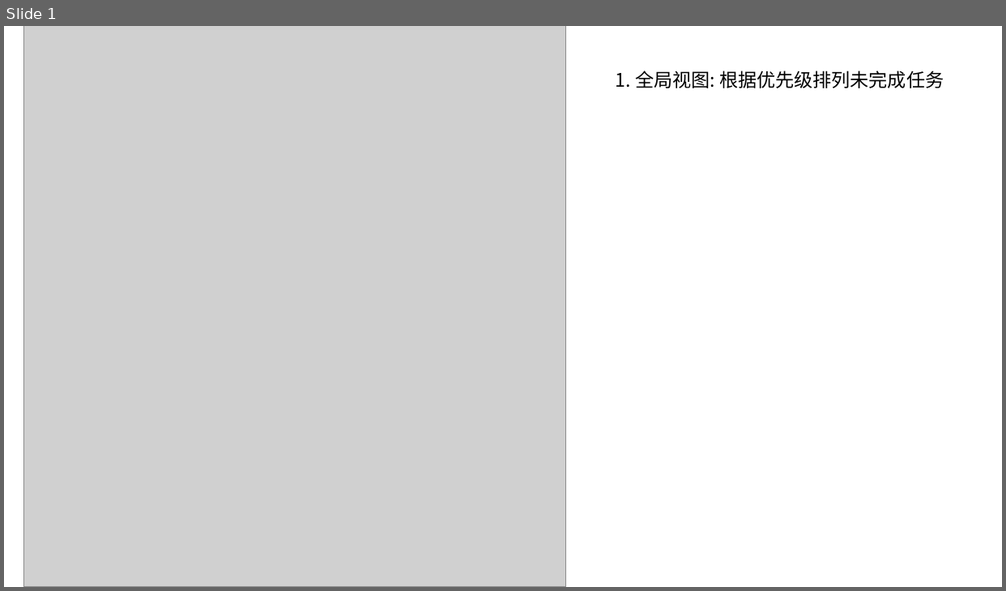
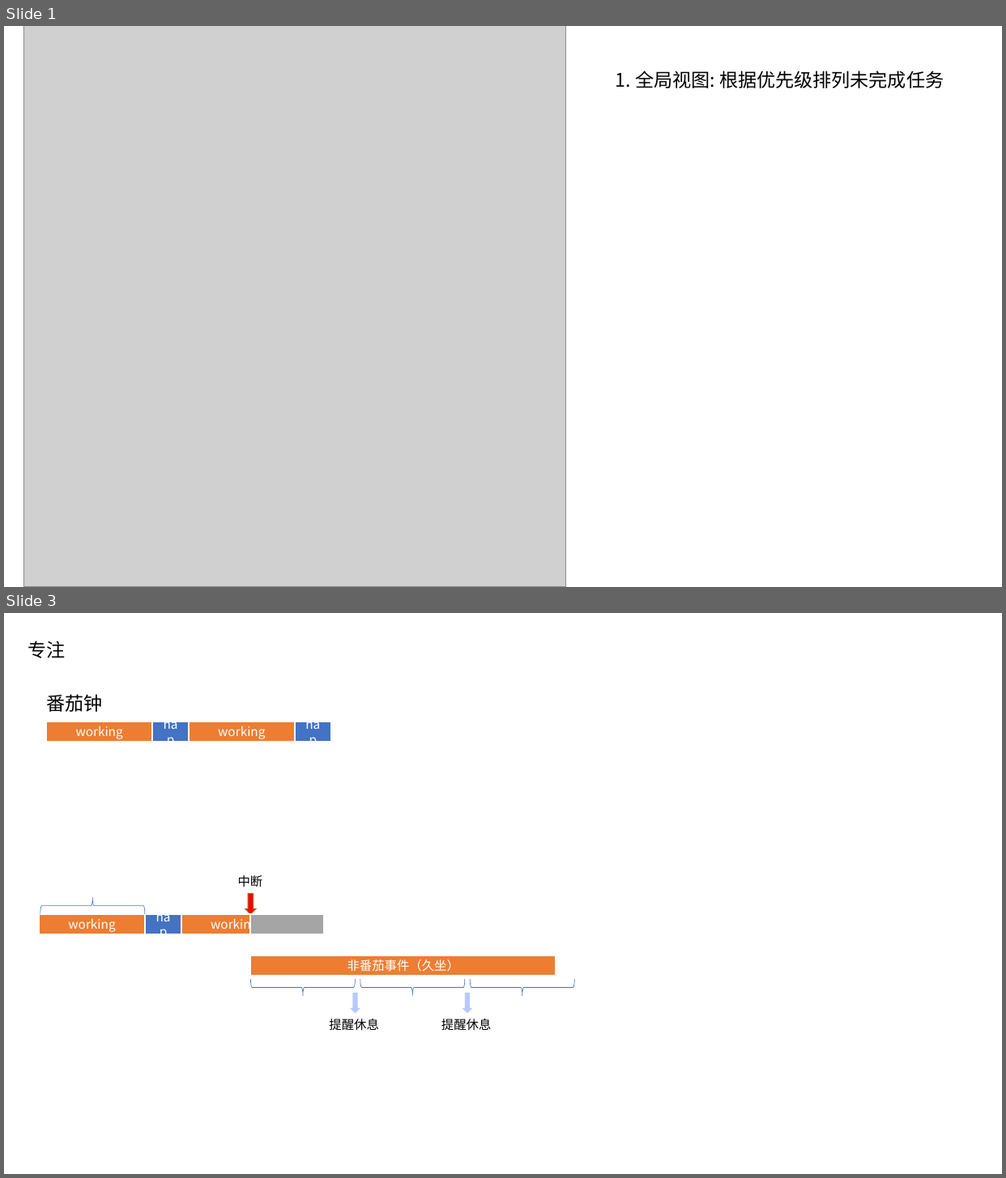
Before and after one commit to featzhang/flake-todo, a slide deck: docs/design/design-20210219.pptx. Shown one above the other, each under a label of ours: slide 1 before the commit, slides 1 and 3 after it; the slides between them are not shown. The pictures are 1006x591 and 1006x1178 pixels, drawn with LibreOffice and Linux fonts; fonts in the diff are those of the drawing; grey boxes stand for pictures. Boxes give left, top, right and bottom in pixels: in the first picture for what was removed or moved away, otherwise in the second. Text is boxed around its words. In the diff, an @@ line names an element or a change of style, - is before the commit and + after.

```diff
--- a/docs/design/design-20210219.pptx
+++ b/docs/design/design-20210219.pptx
@@ slide 3 added at box(4, 613, 1002, 1174), background #FFFFFF @@
@@ text added at box(27, 641, 65, 658), 18 pt, text #000000 @@
+专注
@@ text added at box(47, 694, 103, 712), 18 pt, text #000000 @@
+番茄钟
@@ rectangle added at box(47, 722, 152, 742), fill #ED7D31, outline #FFFFFF 1.5 pt, 12 pt, text #FFFFFF @@
+working
@@ rectangle added at box(152, 722, 189, 742), fill #4472C4, outline #FFFFFF 1.5 pt, 12 pt, text #FFFFFF @@
+nap
@@ rectangle added at box(189, 722, 295, 742), fill #ED7D31, outline #FFFFFF 1.5 pt, 12 pt, text #FFFFFF @@
+working
@@ rectangle added at box(295, 722, 331, 742), fill #4472C4, outline #FFFFFF 1.5 pt, 12 pt, text #FFFFFF @@
+nap
@@ text added at box(238, 875, 263, 888), 12 pt, text #000000 @@
+中断
@@ right brace added at box(40, 897, 145, 914), outline #4472C4 0.5 pt @@
@@ down arrow added at box(246, 894, 256, 914), fill #FF0000, outline #AF5C24 1 pt @@
@@ rectangle added at box(39, 914, 145, 934), fill #ED7D31, outline #FFFFFF 1.5 pt, 12 pt, text #FFFFFF @@
+working
@@ rectangle added at box(145, 914, 181, 934), fill #4472C4, outline #FFFFFF 1.5 pt, 12 pt, text #FFFFFF @@
+nap
@@ rectangle added at box(181, 914, 287, 934), fill #ED7D31, outline #FFFFFF 1.5 pt, 12 pt, text #FFFFFF @@
+working
@@ rectangle added at box(250, 914, 324, 934), fill #A5A5A5, outline #FFFFFF 1.5 pt @@
@@ rectangle added at box(287, 914, 324, 934), fill #4472C4, outline #FFFFFF 1.5 pt, 12 pt, text #FFFFFF @@
+nap
@@ rectangle added at box(250, 955, 556, 975), fill #ED7D31, outline #FFFFFF 1.5 pt, 12 pt, text #FFFFFF @@
+非番茄事件（久坐）
@@ right brace added at box(250, 980, 355, 996), outline #4472C4 0.5 pt @@
@@ down arrow added at box(350, 994, 360, 1013), fill #B8C9FF @@
@@ right brace added at box(360, 980, 465, 996), outline #4472C4 0.5 pt @@
@@ down arrow added at box(462, 994, 473, 1013), fill #B8C9FF @@
@@ right brace added at box(470, 980, 574, 996), outline #4472C4 0.5 pt @@
@@ text added at box(329, 1019, 379, 1031), 12 pt, text #000000 @@
+提醒休息
@@ text added at box(441, 1019, 492, 1030), 12 pt, text #000000 @@
+提醒休息
```
Also in this commit, not shown: 1 slide changed, 6 other slides added, 2 slides removed, 31 other files.
